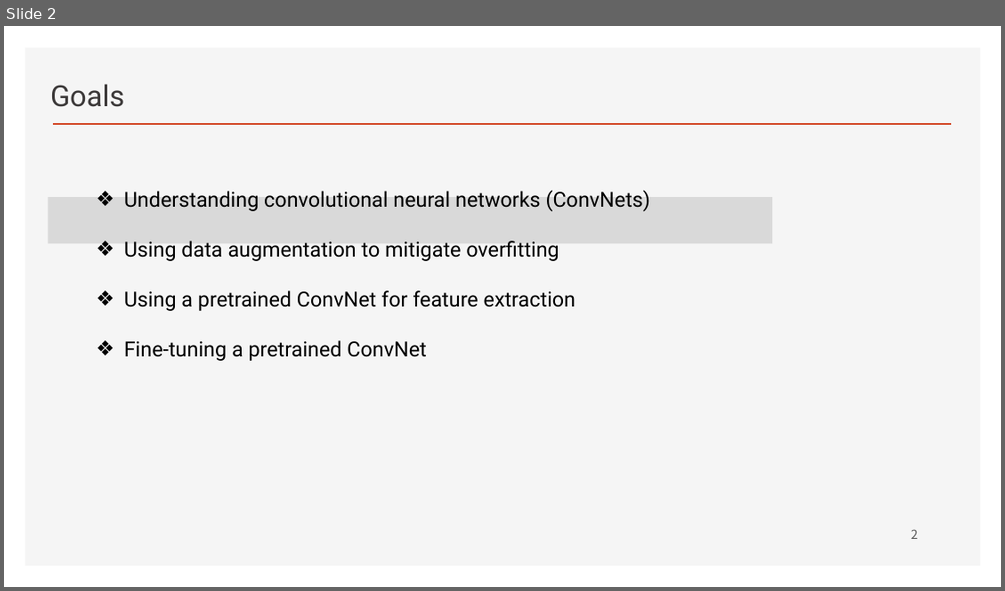
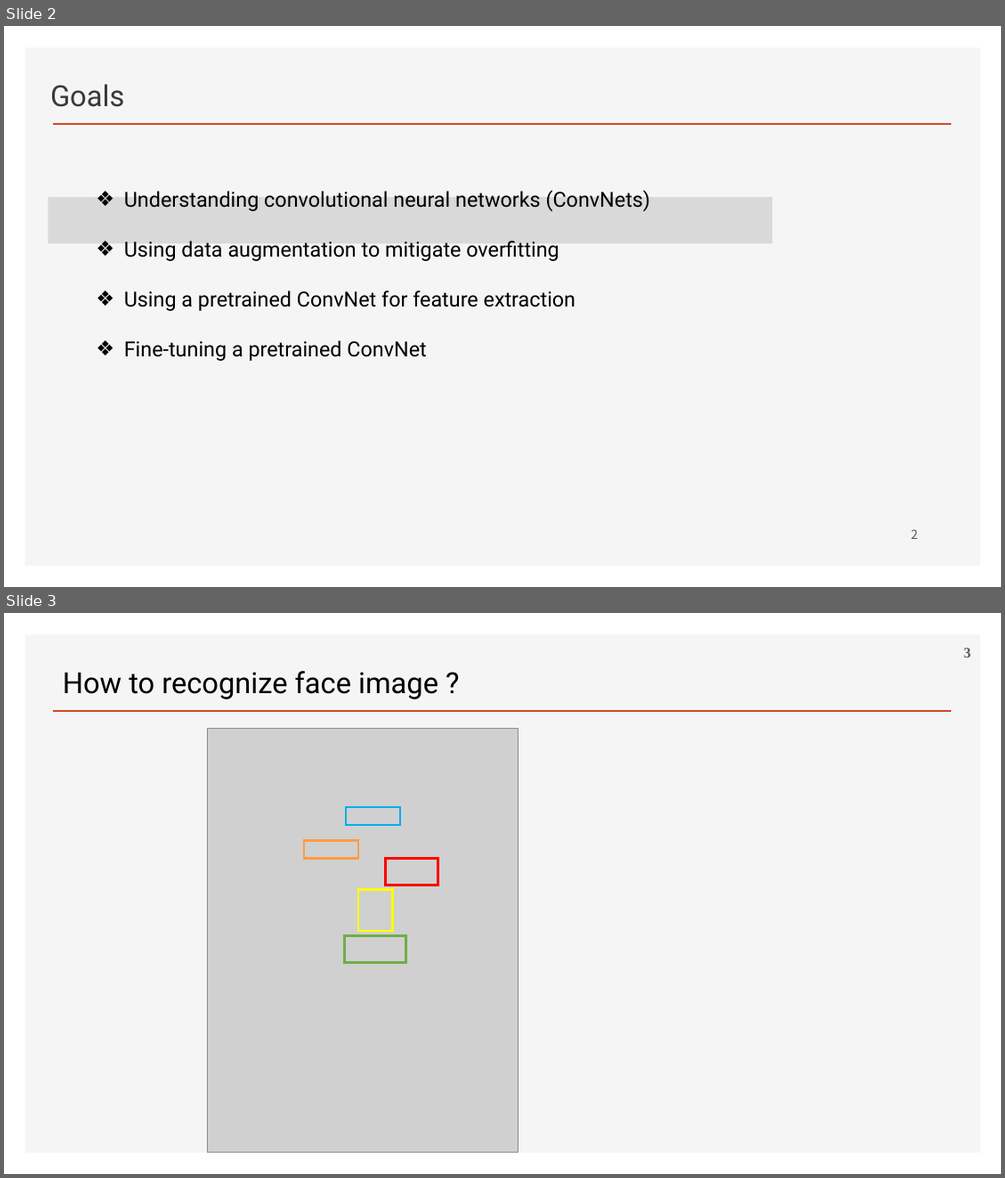
Before and after one commit to ancestor9/2026_Fall_Deep-Learning-with-Python, a slide deck: Chapter 08 Image Classification.pptx. Shown one above the other, each under a label of ours: slide 2 before the commit, slides 2 and 3 after it. The pictures are 1005x591 and 1005x1178 pixels, drawn with LibreOffice and Linux fonts; fonts in the diff are those of the drawing; grey boxes stand for pictures; background and template pictures are left out. Boxes give left, top, right and bottom in pixels: in the first picture for what was removed or moved away, otherwise in the second. Text is boxed around its words. In the diff, an @@ line names an element or a change of style, - is before the commit and + after.

```diff
--- a/Chapter 08 Image Classification.pptx
+++ b/Chapter 08 Image Classification.pptx
@@ slide 3 added at [4,613,1001,1174], background #FFFFFF; not listed: 2 template elements that a slide beside it also shows @@
@@ page number added at [963,648,971,657], 14 pt, text #595959, bold @@
+3
@@ text added at [63,671,438,699], 28 pt, text #000000 @@
+How to recognize face image ?
@@ picture added at [207,728,518,1152] @@
@@ rectangle added at [346,807,400,825], outline #00B0F0 2.25 pt @@
@@ rectangle added at [304,840,358,859], outline #FF9B45 2.25 pt @@
@@ rectangle added at [386,859,437,885], outline #FF0000 2.25 pt @@
@@ rectangle added at [358,890,393,931], outline #FFFF00 2.25 pt @@
@@ rectangle added at [344,935,405,962], outline #70AD47 2.25 pt @@
```
